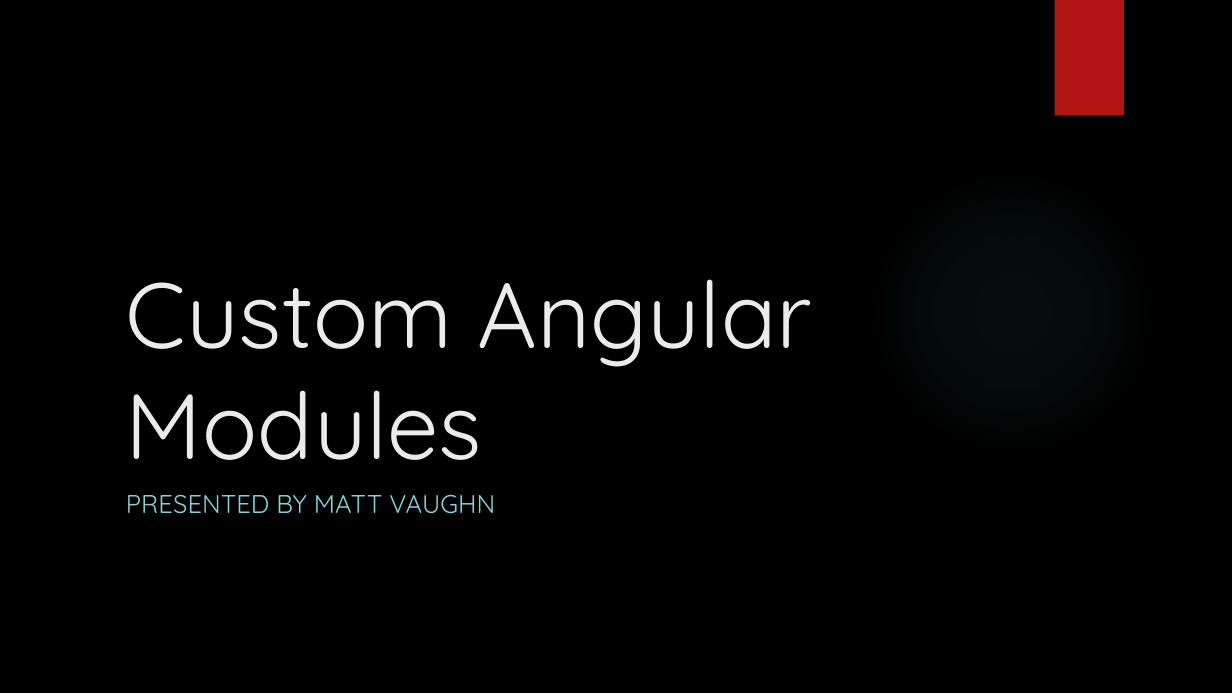
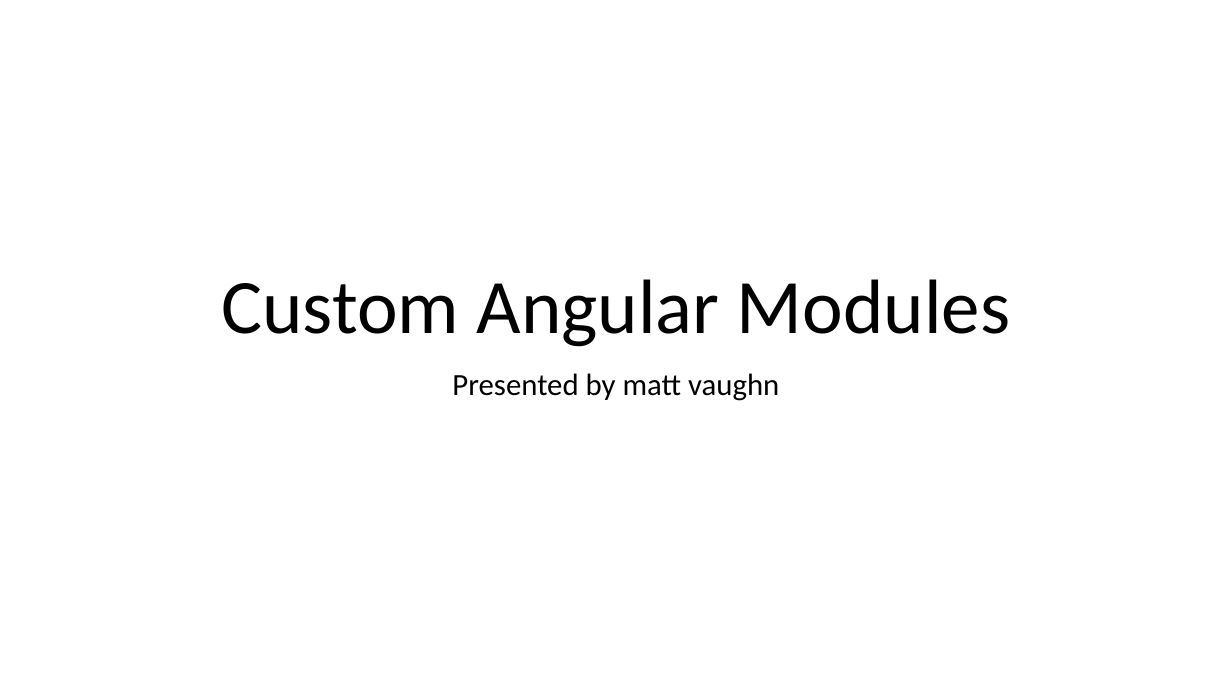
Before and after one commit to buildmotion/custom-angular-modules, a slide deck: slide 1 of presentation/custom-angular-modules.pptx. Drawn at 1232x693 pixels with LibreOffice and Linux fonts; fonts in the diff are those of the drawing; background and template pictures are left out. Boxes give left, top, right and bottom in pixels: in the first picture for what was removed or moved away, otherwise in the second. Text is boxed around its words. In the diff, an @@ line names an element or a change of style, - is before the commit and + after.

```diff
--- a/presentation/custom-angular-modules.pptx
+++ b/presentation/custom-angular-modules.pptx
@@ background picture (left out) to #FFFFFF @@
@@ rectangle removed at [1055,0,1124,116] @@
@@ title "Custom Angular Modules": place and size @@
-title "Custom Angular Modules" at [126,279,813,460]
+title "Custom Angular Modules" at [221,279,1010,347]
@@ title "Custom Angular Modules" at [221,279,1010,347]: size 72 to 60 pt, font Quicksand to Calibri, text colour #EBEBEB to #000000; alignment left to centre; line spacing 1 to 0.9 @@
@@ ellipse removed at [870,169,1154,454] @@
@@ subtitle at [452,373,779,401]: text changed; size 20 to 24 pt; font Quicksand to Calibri; text colour #8AD0D6 to #000000 @@
-PRESENTED BY MATT VAUGHN
+Presented by matt vaughn
```
Also in this commit, not shown: 12 other slides changed, 38 slides added.
